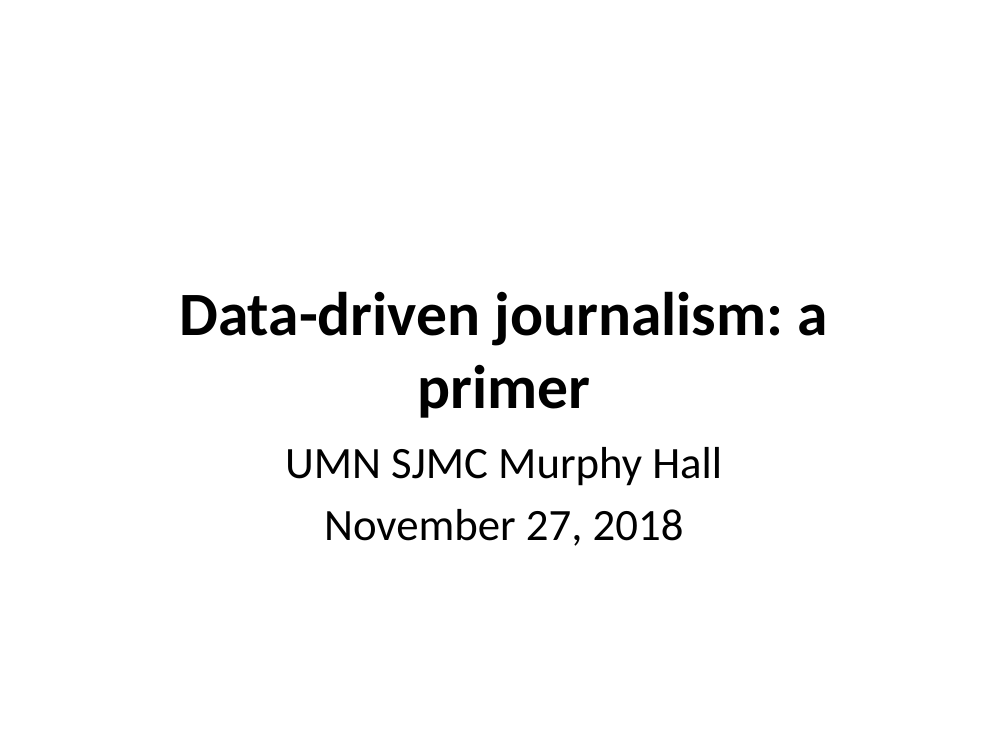
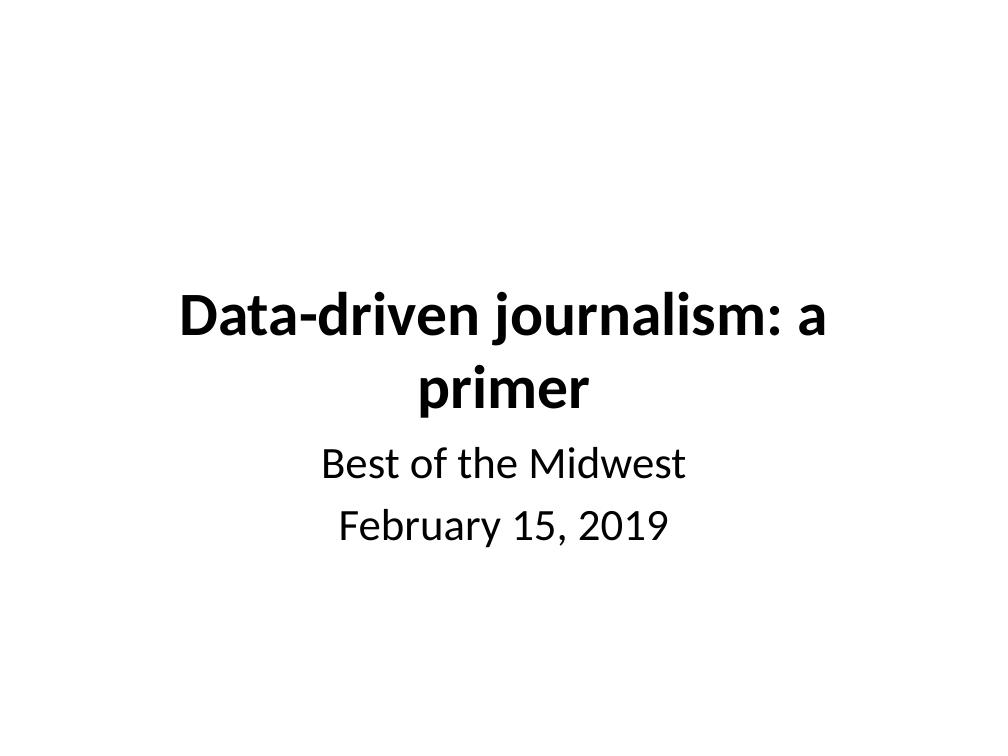
Before and after one commit to jeffhargarten/20181127-umn_class, a slide deck: slide 1 of data_presentation.pptx. Drawn at 1008x756 pixels with LibreOffice and Linux fonts; fonts in the diff are those of the drawing. Boxes give left, top, right and bottom in pixels: in the first picture for what was removed or moved away, otherwise in the second. Text is boxed around its words. In the diff, an @@ line names an element or a change of style, - is before the commit and + after.

```diff
--- a/data_presentation.pptx
+++ b/data_presentation.pptx
@@ subtitle at (x1=321, y1=447, x2=686, y2=548): text changed @@
-UMN SJMC Murphy Hall
-November 27, 2018
+Best of the Midwest
+February 15, 2019
```
Also in this commit, not shown: 5 other slides changed, 2 slides removed.
